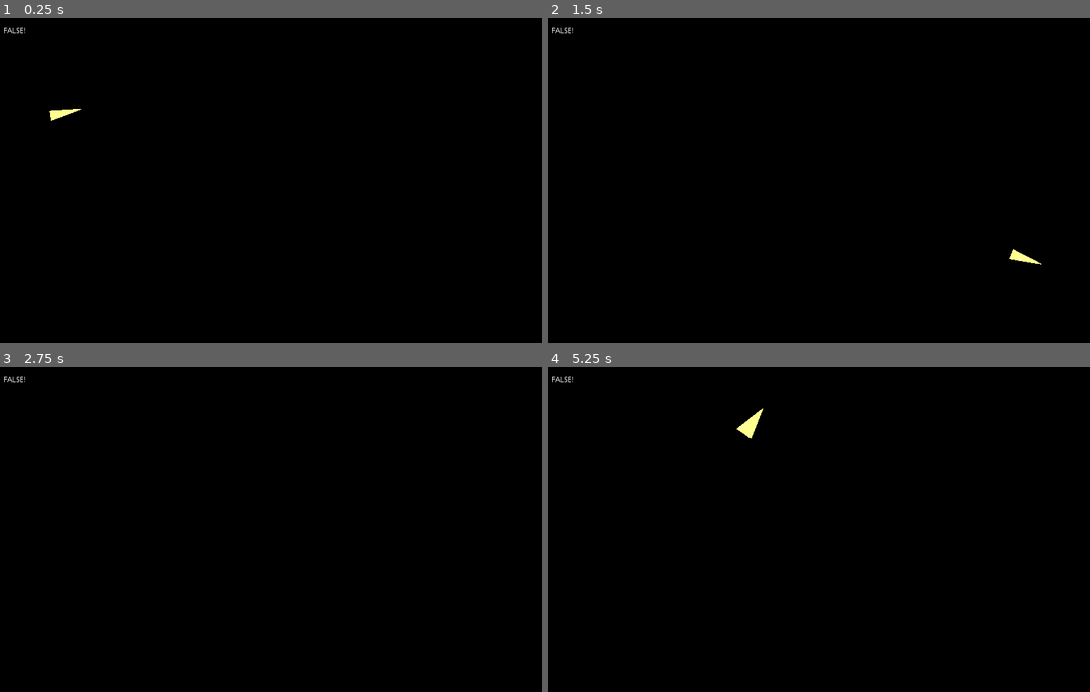
Above: before the commit, frames 1-4 (two rows, left to right).
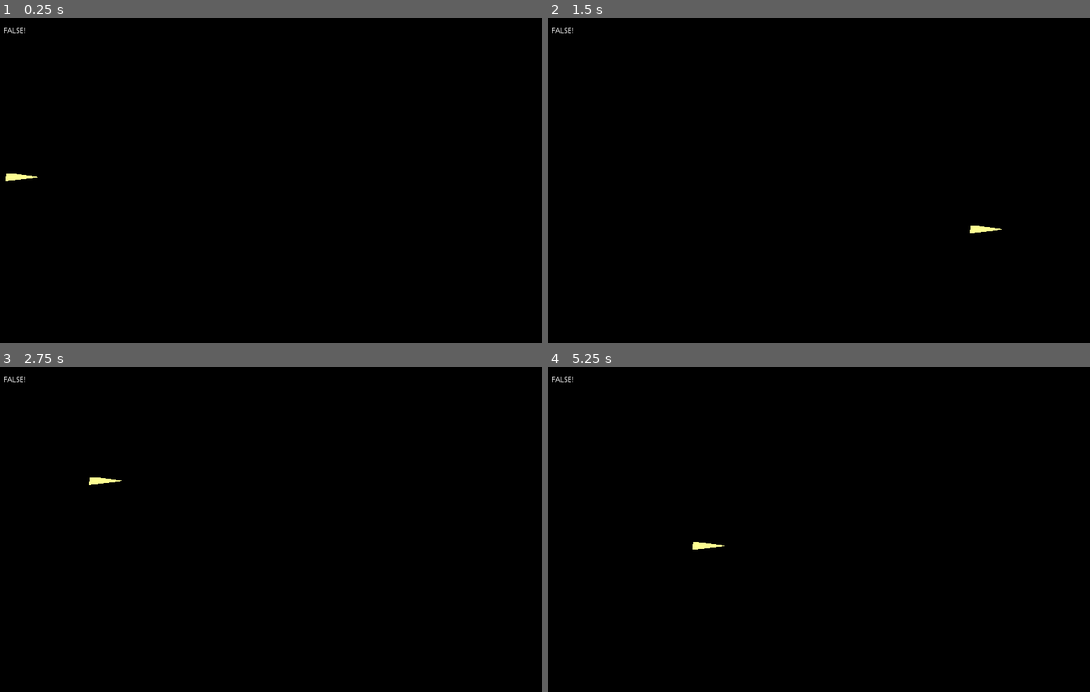
Above: after the commit, the same moments.

Repository: RichoM/godot-PhysicalBits-plugin
Game: Godot game, scene res://testing_collisions.tscn
Same seed, same stepped clock (60 frames per second), same inputs: the game is played once before the commit and once after it. This scene is started directly instead of the project's main scene.
Inputs (mouse positions are in pixels of both pictures, inside the frame that each line leads up to):
- Up to frame 1 (0.25 s): no input
- Up to frame 2 (1.5 s): tap Enter at 0.5 s; move the mouse to (791, 245) at 0.52 s; hold Space (movement_up) from 0.53 s (still down); click (791, 245) at 0.67 s; move the mouse to (987, 229) at 1.27 s
- Up to frame 3 (2.75 s): move the mouse to (102, 480) at 2.02 s; release Space (movement_up) at 2.03 s
- Up to frame 4 (5.25 s): right-click (650, 480) at 2.75 s; move the mouse to (846, 529) at 2.77 s; click (846, 529) at 2.92 s; right-click (846, 529) at 3.5 s; move the mouse to (737, 448) at 3.52 s; right-click (737, 448) at 4.25 s; move the mouse to (943, 513) at 4.27 s; hold Space (movement_up) from 4.28 s (still down); right-click (943, 513) at 5 s; move the mouse to (710, 545) at 5.02 s; click (710, 545) at 5.17 s

The runs differ from the first frame. In frame 1, 0.2% of the frame differs, in the area x 1-15%, y 27-51%; in frame 2, 0.2%; in frame 3, less than 0.1%; in frame 4, 0.3%, in the area x 26-40%, y 12-57%.
Error before the commit: Invalid get index 'global_transform' (on base: 'null instance'). (res://asteroid.gd:28)
Error after the commit: Invalid type in function 'get_node' in base 'Spatial (airplane.gd)'. Cannot convert argument 1 from Nil to NodePath. (res://airplane.gd:7)

Commit message:
Added a simple script that allows to control the airplane using data coming from the Physical Bits middleware.
This is just an experiment. I hacked the Physical Bits middleware to send state updates through a UDP socket and here I'm just receiving those updates.

Diff:
--- a/Main.tscn
+++ b/Main.tscn
@@ -1,5 +1,6 @@
-[gd_scene load_steps=16 format=2]
+[gd_scene load_steps=17 format=2]
 
+[ext_resource path="res://uzi.tscn" type="PackedScene" id=1]
 [ext_resource path="res://gui.tscn" type="PackedScene" id=2]
 [ext_resource path="res://space_noise/space_noise_1.tres" type="Material" id=3]
 [ext_resource path="res://space_noise/space_noise_0.tres" type="Material" id=4]
@@ -58,6 +59,7 @@
 light_indirect_energy = 0.0
 
 [node name="airplane" parent="." instance=ExtResource( 6 )]
+uzi = NodePath("../CanvasLayer/GUI/uzi")
 
 [node name="Camera" type="Camera" parent="."]
 transform = Transform( 1, 0, 0, 0, 1, 0, 0, 0, 1, -0.054644, 0, 0.5 )
@@ -120,6 +122,8 @@
 
 [node name="GUI" parent="CanvasLayer" instance=ExtResource( 2 )]
 exclamation_messages = [ "MARVELOUS!", "AMAZING!", "OUTSTANDING!", "AWESOME!", "GREAT!", "INCREDIBLE!", "STUNNING!", "IMPRESSIVE!", "NICE!", "WOW!" ]
+
+[node name="uzi" parent="CanvasLayer/GUI" instance=ExtResource( 1 )]
 [connection signal="bullet_time_begin" from="airplane" to="Camera" method="_on_airplane_bullet_time_begin"]
 [connection signal="bullet_time_end" from="airplane" to="Camera" method="_on_airplane_bullet_time_end"]
 [connection signal="bullet_time_score" from="airplane" to="CanvasLayer/GUI" method="_on_airplane_bullet_time_score"]
--- a/airplane.gd
+++ b/airplane.gd
@@ -3,6 +3,8 @@
 const GRAVITY = -1
 const MIN_SPEED = deg2rad(-75)
 const MAX_SPEED = deg2rad(75)
+
+export (NodePath) onready var uzi  = get_node(uzi) as UziClient
 
 var time = 0
 var vel = Vector2(0.25, 0.5)
@@ -36,7 +38,7 @@
 		get_tree().reload_current_scene()
 
 func control(delta):
-	if Input.is_action_pressed("movement_up"):
+	if uzi.get_data("action", 0) == 1 or Input.is_action_pressed("movement_up"):
 		vel.y -= GRAVITY * 2.5 * delta
 	else:
 		vel.y += GRAVITY * delta
--- a/project.godot
+++ b/project.godot
@@ -13,9 +13,15 @@
 "class": "Asteroid",
 "language": "GDScript",
 "path": "res://asteroid.gd"
+}, {
+"base": "Label",
+"class": "UziClient",
+"language": "GDScript",
+"path": "res://uzi.gd"
 } ]
 _global_script_class_icons={
-"Asteroid": ""
+"Asteroid": "",
+"UziClient": ""
 }
 
 [application]
--- /dev/null
+++ b/uzi.gd
@@ -0,0 +1,58 @@
+extends Label
+class_name UziClient
+
+var IP_SERVER = "127.0.0.1"
+var PORT_SERVER = 3232
+var PORT_CLIENT = 3234
+var socket = PacketPeerUDP.new()
+
+var data = {}
+
+func _ready():
+	start_client()
+
+func _process(_delta):
+	while socket.get_available_packet_count() > 0:
+		var array_bytes = socket.get_packet()
+		var msg = array_bytes.get_string_from_utf8()
+		var json = JSON.parse(msg).result
+		var new_data = {}
+		for pin in json["pins"]["elements"]:
+			new_data[pin["name"]] = pin["value"]
+		for global in json["globals"]["elements"]:
+			new_data[global["name"]] = fix_json_floats(global["value"])
+		# TODO(Richo): Signal event
+		data = new_data
+
+	var keys = data.keys()
+	keys.sort()
+	var new_text = ""
+	for key in keys:
+		new_text += "%s = %f\n" % [key, data[key]]
+	text = new_text
+
+func fix_json_floats(value):
+	if typeof(value) == TYPE_DICTIONARY:
+		if value.has("___NAN___"):
+			return NAN;
+		if value.has("___INF___"):
+			if value["___INF___"] > 0:
+				return INF
+			else:
+				return -INF
+
+	return value
+
+func start_client():
+	if (socket.listen(PORT_CLIENT, IP_SERVER) != OK):
+		printt("Error listening on port: " + str(PORT_CLIENT) + " in server: " + IP_SERVER)
+	else:
+		printt("Listening on port: " + str(PORT_CLIENT) + " in server: " + IP_SERVER)
+		socket.set_dest_address(IP_SERVER, PORT_SERVER)
+
+func _exit_tree():
+	socket.close()
+
+func get_data(key, default = null):
+	if data.has(key): return data[key]
+	return default
--- /dev/null
+++ b/uzi.tscn
@@ -0,0 +1,8 @@
+[gd_scene load_steps=2 format=2]
+
+[ext_resource path="res://uzi.gd" type="Script" id=1]
+
+[node name="uzi" type="Label"]
+anchor_right = 1.0
+anchor_bottom = 1.0
+script = ExtResource( 1 )
